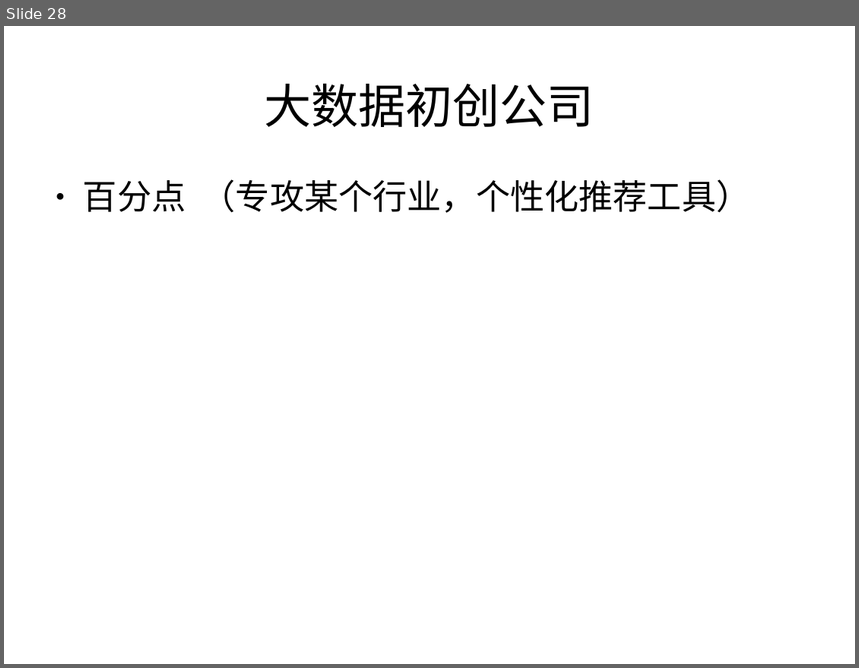
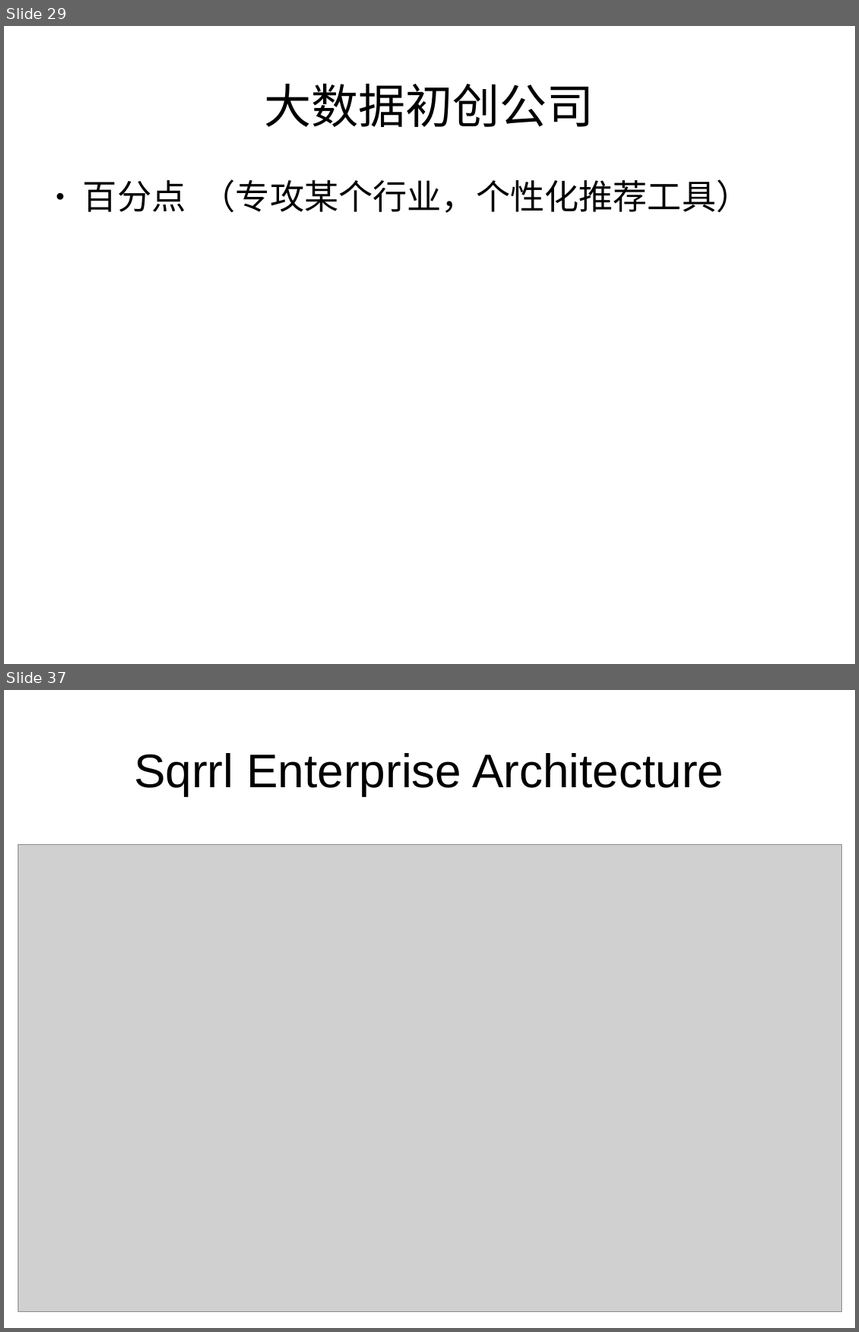
Before and after one commit to zouzhberk/Notes, a slide deck: bigdata/about-bigdata-product.odp. Shown one above the other, each under a label of ours: slide 28 before the commit, slides 29 and 37 after it; the slides between them are not shown. The pictures are 859x668 and 859x1332 pixels, drawn with LibreOffice and Linux fonts; fonts in the diff are those of the drawing; grey boxes stand for pictures. Boxes give left, top, right and bottom in pixels: in the first picture for what was removed or moved away, otherwise in the second. Text is boxed around its words. In the diff, an @@ line names an element or a change of style, - is before the commit and + after.

```diff
--- a/bigdata/about-bigdata-product.odp
+++ b/bigdata/about-bigdata-product.odp
@@ slide 37 added at [4,690,855,1328], background #FFFFFF @@
@@ title added at [134,753,724,796], 44 pt, text #000000 @@
+Sqrrl Enterprise Architecture
@@ picture added at [18,844,843,1312] @@
@@ what was slide 28 is now slide 29 @@
```
Also in this commit, not shown: 3 slides changed, 10 other slides added, 1 other file.
